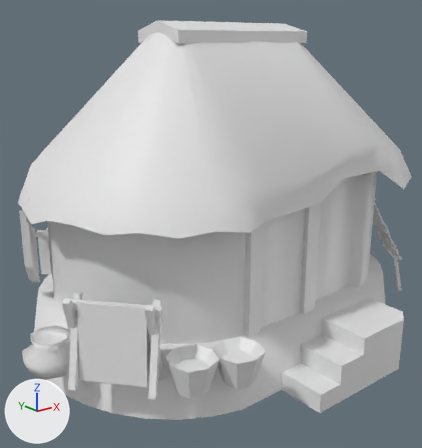
Before and after pictures for a commit that changed the COLLADA model art/meshes/structural/maya_protoclassic/house_1.dae.
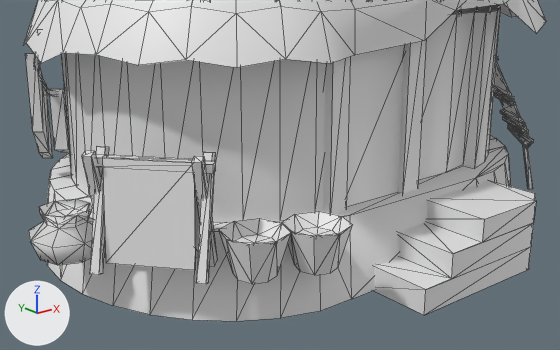
Old and new are each drawn whole from a 50 mm camera at (-11.4, -13.69, 7.87) aimed at (-0.61, -0.2, 2.48) and again close up from a 50 mm camera at (-11.79, -14.17, 5.87) aimed at (-1.0, -0.69, 0.48). Lighting does not change. The marker at lower left points along +X, +Y and +Z. The close-ups show mesh edges as thin lines. Materials are left out; every surface is plain grey. Where no turn or scale is listed for an object, it has been applied to the vertices.

Script lines for the objects in view, before the commit:
```python
me_cubo_103 = bpy.data.meshes.new('Cubo.103')
me_cubo_103.from_pydata(...)  # 1720 vertices, 2992 faces; spans x -7.23..7.11, y -5.58..5.19, z -1.32..8.07
me_cubo_103.materials.append(mat_texturas_mayas__finalizadas)
ob_house_1 = bpy.data.objects.new('house_1', me_cubo_103)
ob_house_1.location = (0.04, 0.0, 0.32)
```
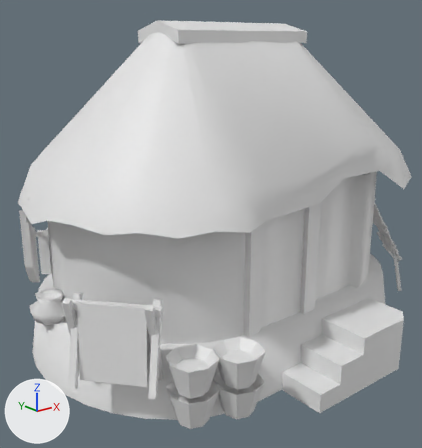
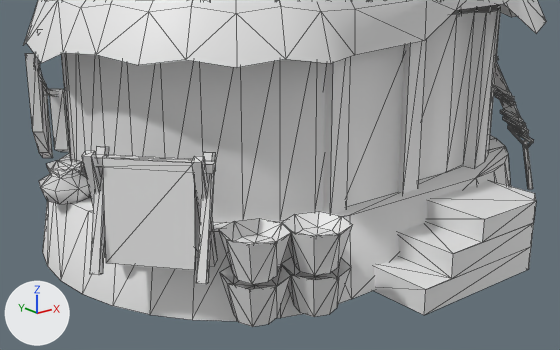
The newer file is also rescaled (x0.9), turned or shifted as a whole; pictures and numbers use the older file's frame.

What changed in the scene script:
```text
Change me_cubo_103:
    used by ob_house_1; location = (0.04, 0.0, 0.32)
    remove me_cubo_103.from_pydata(...)  # 1720 vertices, 2992 faces; spans x -7.23..7.11, y -5.58..5.19, z -1.32..8.07
    add me_cubo_103.from_pydata(...)  # 1770 vertices, 3072 faces; spans x -6.67..7.11, y -5.58..5.19, z -1.32..8.07
    me_cubo_103 part 1: the loose piece of 25 vertices spanning x -4.96..-3.76, y -4.75..-3.53, z -0.19..0.64 is copied, and the copy is moved by (0.0, 0.0, -0.81); it spans x -4.96..-3.76, y -4.75..-3.53, z -0.99..-0.17
    me_cubo_103 part 2: the loose piece of 25 vertices spanning x -3.88..-2.69, y -5.14..-3.93, z -0.19..0.64 is copied, and the copy is moved by (0.0, 0.0, -0.81); it spans x -3.88..-2.69, y -5.14..-3.93, z -0.99..-0.17
    me_cubo_103 part 3
    42 vertices move from x -7.23..-5.81, y -1.98..-0.54, z -0.15..0.74 to x -6.36..-5.24, y -0.24..0.89, z 0.37..1.06
```

Where the change shows, as pixel boxes [x1, y1, x2, y2] in the close-ups (560 x 350 px; the box of a moved part takes in the faces that stretch with it):
'house_1', reshaped
    before: [23, 0, 546, 321]
    after: [23, 0, 546, 327]
part 1 of me_cubo_103, added
    after: [220, 265, 291, 327]
part 2 of me_cubo_103, added
    after: [282, 258, 351, 317]
part 3 of me_cubo_103, moved or reshaped
    before: [29, 199, 93, 265]
    after: [39, 159, 90, 204]
